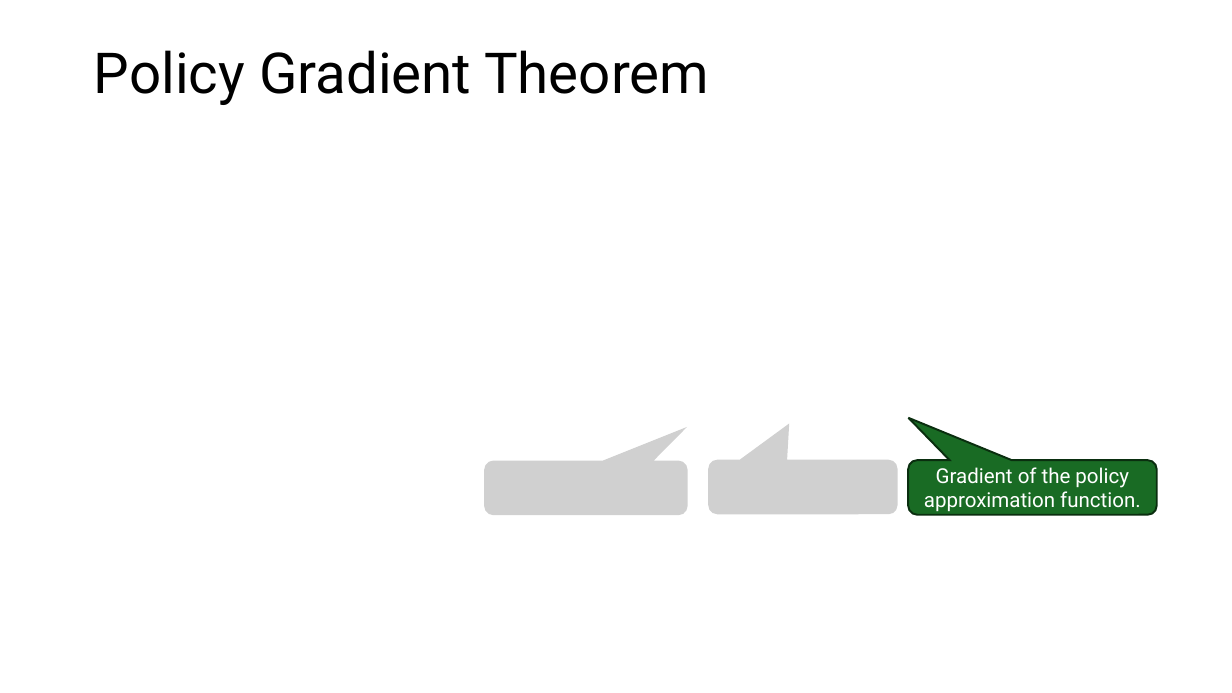
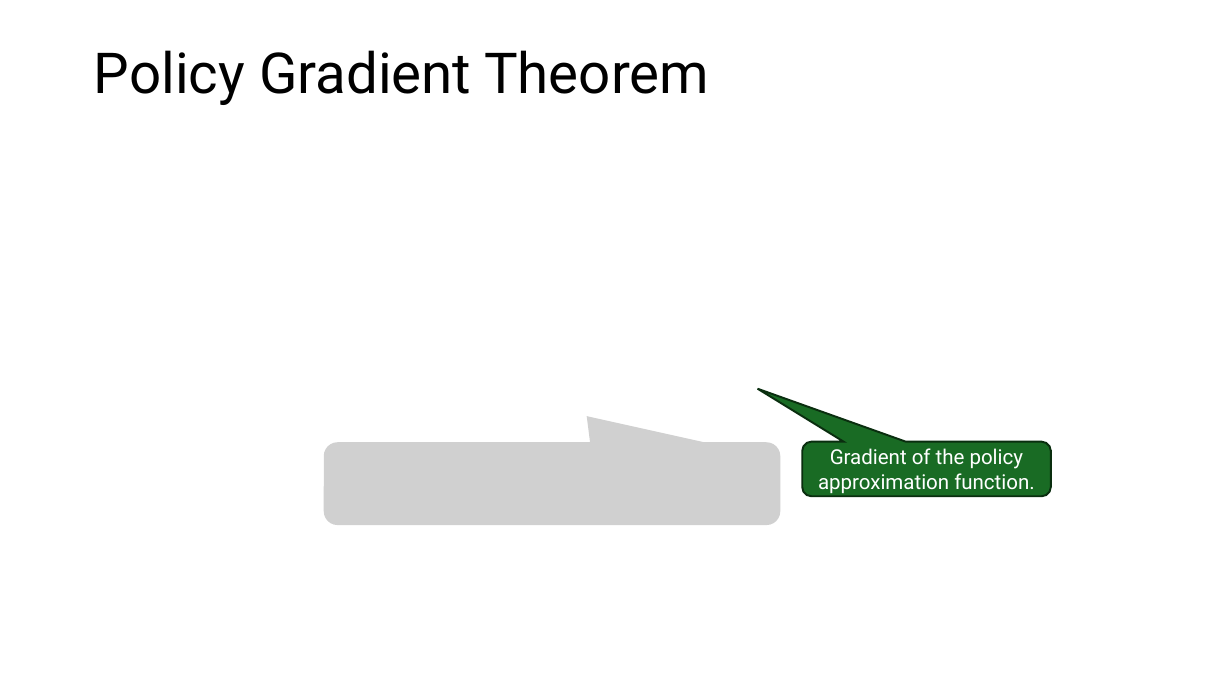
Before and after one commit to mhahsler/Introduction_to_Reinforcement_Learning, a slide deck: slide 6 of slides/Lecture_Chapter13.pptx. Drawn at 1232x693 pixels with LibreOffice and Linux fonts; fonts in the diff are those of the drawing; grey boxes stand for pictures. Boxes give left, top, right and bottom in pixels: in the first picture for what was removed or moved away, otherwise in the second. Text is boxed around its words. In the diff, an @@ line names an element or a change of style, - is before the commit and + after.

```diff
--- a/slides/Lecture_Chapter13.pptx
+++ b/slides/Lecture_Chapter13.pptx
@@ picture: place and size @@
-picture at box(484, 460, 688, 515)
+picture at box(323, 443, 780, 526)
@@ rounded speech box "Gradient of the policy approximation ...": place and size @@
-rounded speech box "Gradient of the policy approximation ..." at box(909, 460, 1157, 515)
+rounded speech box "Gradient of the policy approximation ..." at box(802, 442, 1051, 496)
@@ rounded speech box "Gradient of the policy approximation ..." at box(802, 442, 1051, 496): proportions changed @@
@@ picture removed at box(709, 459, 898, 514) @@
```
Also in this commit, not shown: 4 other slides changed, 3 slides added, 2 slides removed, 3 other files.
